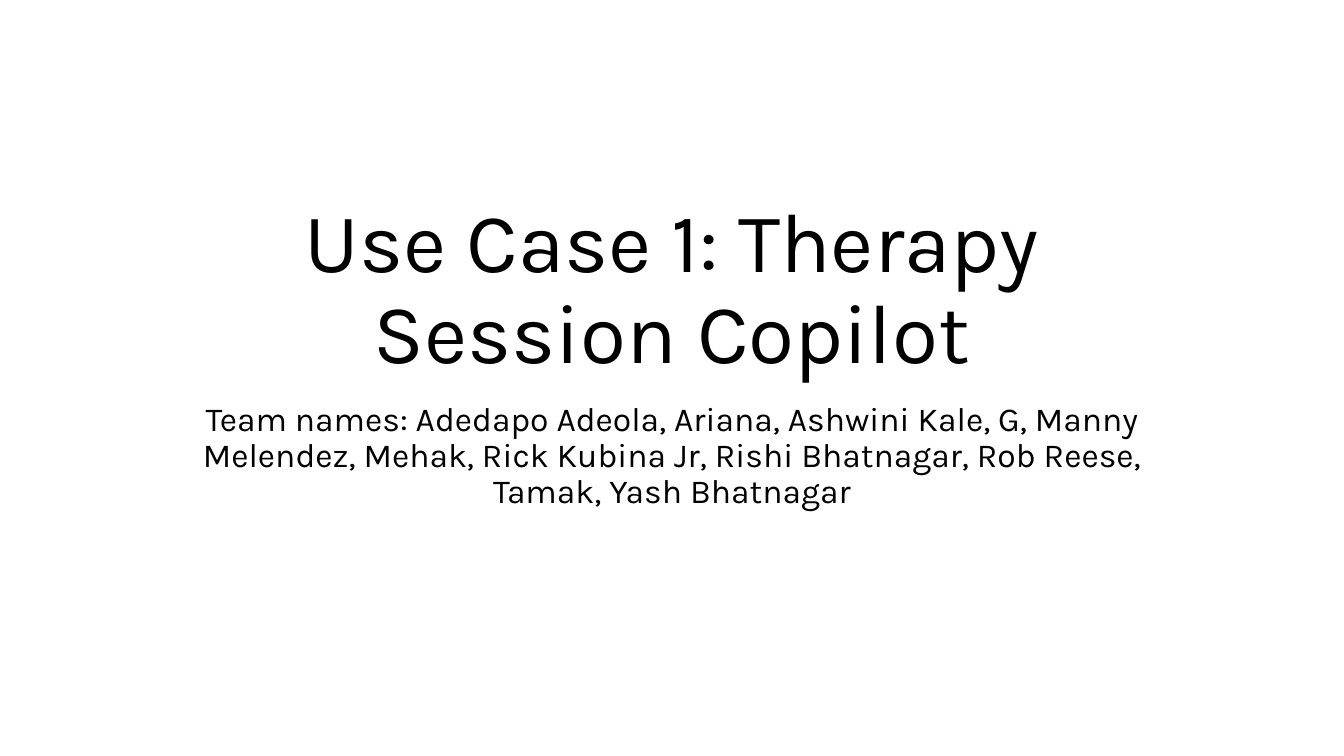
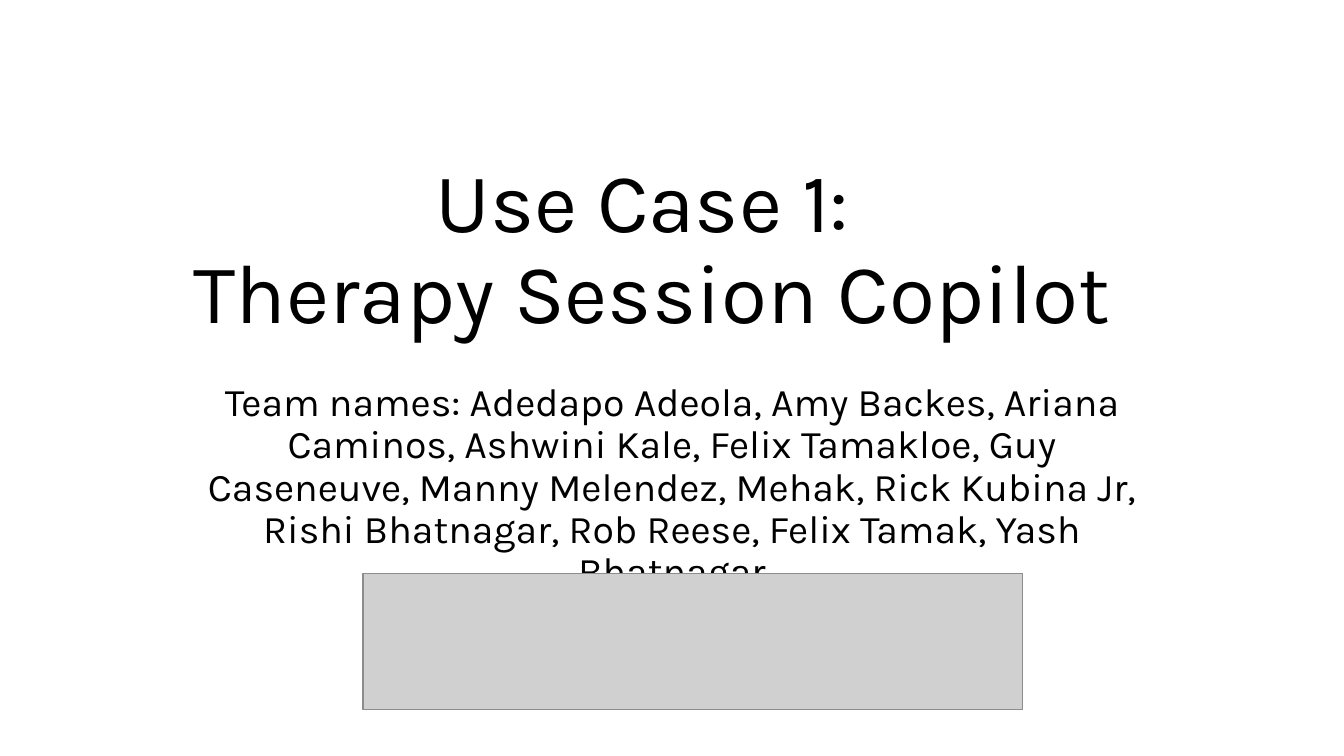
Before and after one commit to fsi-hack4autism/therapy-session-copilot, a slide deck: slide 1 of Use-Case-1-Presentation.pptx. Drawn at 1344x756 pixels with LibreOffice and Linux fonts; fonts in the diff are those of the drawing; grey boxes stand for pictures. Boxes give left, top, right and bottom in pixels: in the first picture for what was removed or moved away, otherwise in the second. Text is boxed around its words. In the diff, an @@ line names an element or a change of style, - is before the commit and + after.

```diff
--- a/Use-Case-1-Presentation.pptx
+++ b/Use-Case-1-Presentation.pptx
@@ title "Use Case 1: Therapy Session ..." rewrapped from (305, 214, 1038, 383) to (194, 178, 1110, 343) @@
@@ subtitle at (208, 389, 1135, 574): text changed; size 24 to 28 pt @@
-Team names: Adedapo Adeola, Ariana, Ashwini Kale, G, Manny Melendez, Mehak, Rick Kubina Jr, Rishi Bhatnagar, Rob Reese, Tamak, Yash Bhatnagar
+Team names: Adedapo Adeola, Amy Backes, Ariana Caminos, Ashwini Kale, Felix Tamakloe, Guy Caseneuve, Manny Melendez, Mehak, Rick Kubina Jr, Rishi Bhatnagar, Rob Reese, Felix Tamak, Yash Bhatnagar
@@ picture added at (363, 574, 1023, 710) @@
```
Also in this commit, not shown: 2 other slides changed, 3 slides added, 1 slide removed.
